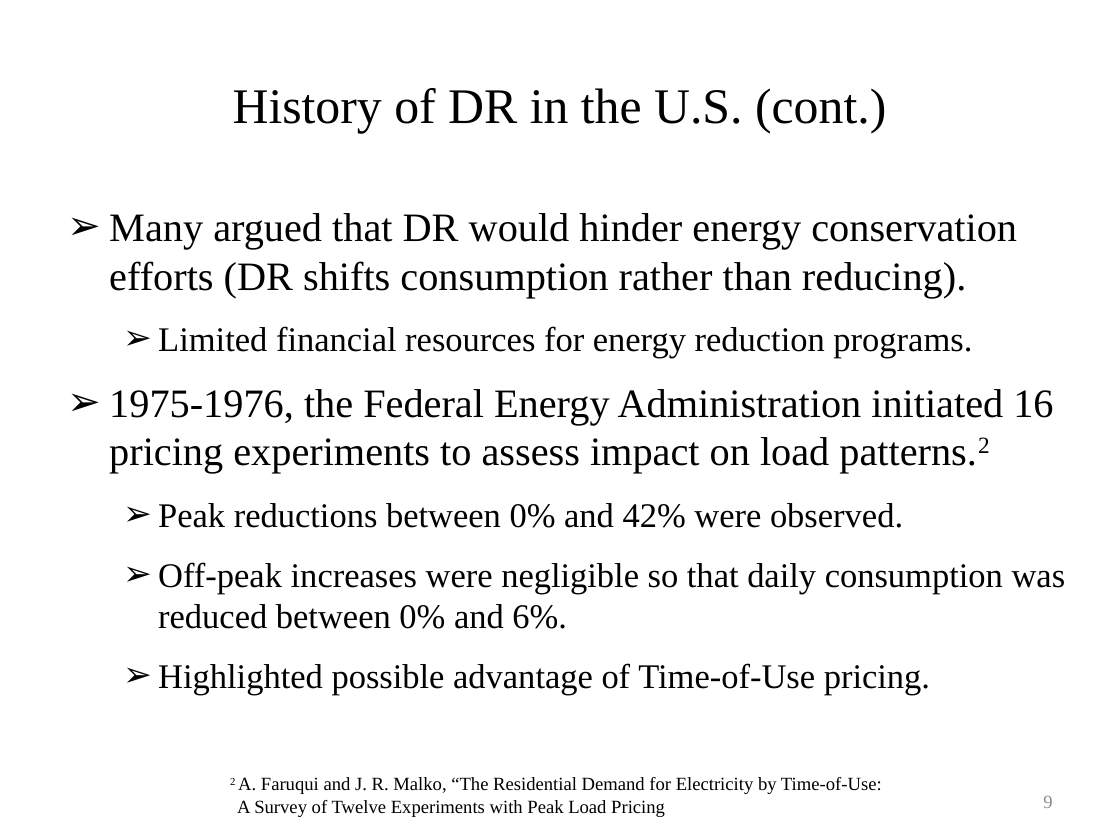
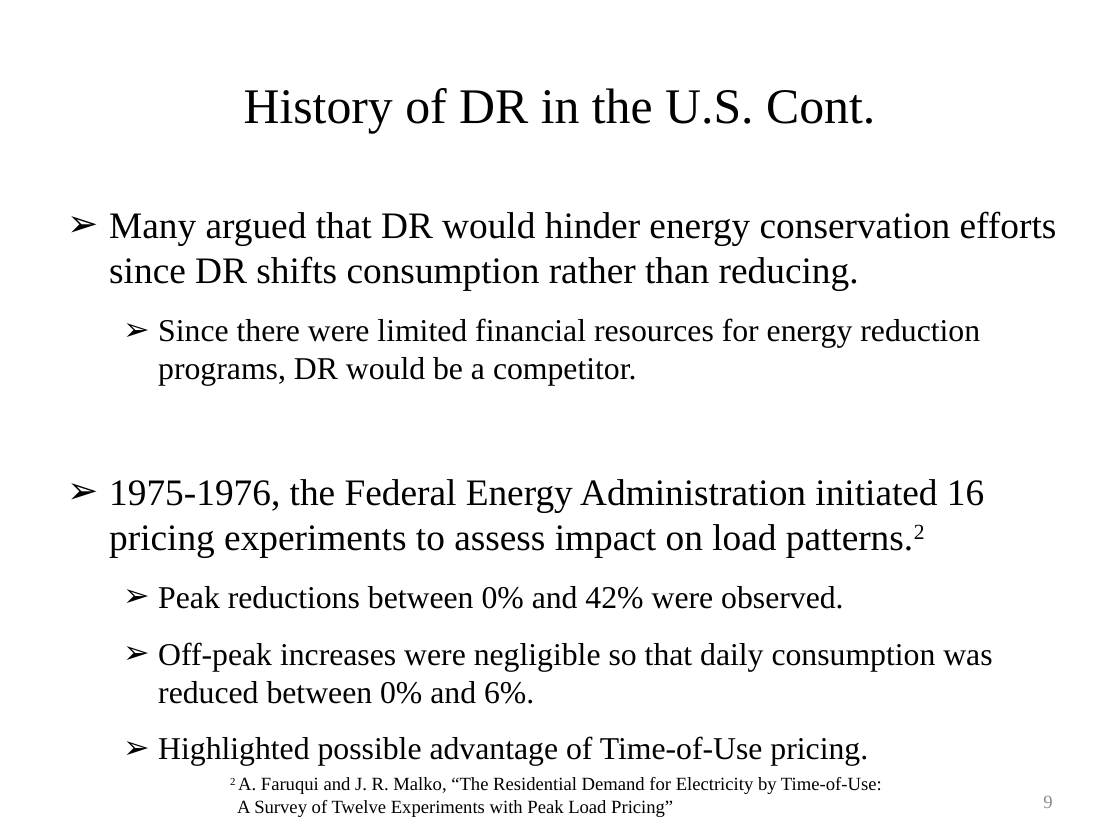
Before and after one commit to gridlab-d/course, a slide deck: slide 9 of University of Washington Class/Module 8 - Demand response.pptx. Drawn at 1120x840 pixels with LibreOffice and Linux fonts; fonts in the diff are those of the drawing. Boxes give left, top, right and bottom in pixels: in the first picture for what was removed or moved away, otherwise in the second. Text is boxed around its words. In the diff, an @@ line names an element or a change of style, - is before the commit and + after.

```diff
--- a/University of Washington Class/Module 8 - Demand response.pptx
+++ b/University of Washington Class/Module 8 - Demand response.pptx
@@ title at bbox=[244, 88, 875, 133]: text changed @@
-History of DR in the U.S. (cont.)
+History of DR in the U.S. Cont.
@@ text at bbox=[109, 211, 1057, 385]: text changed; size 25.9 to 24.1 pt @@
-➢ Many argued that DR would hinder energy conservation efforts (DR shifts consumption rather than reducing).
-  ➢ Limited financial resources for energy reduction programs.
+➢ Many argued that DR would hinder energy conservation efforts since DR shifts consumption rather than reducing.
+  ➢ Since there were limited financial resources for energy reduction programs, DR would be a competitor.
@@ text at bbox=[109, 479, 992, 766]: size 25.9 to 24.1 pt in "1975-1976, the Federal Energy Administration initiated 16 ..."; size 22.2 to 20.4 pt in "Peak reductions between 0% and 42% were ...", "Off-peak increases were negligible so that daily ...", "Highlighted possible advantage of Time-of-Use pricing." @@
@@ text at bbox=[230, 777, 882, 817]: text changed @@
-2 A. Faruqui and J. R. Malko, “The Residential Demand for Electricity by Time-of-Use: A Survey of Twelve Experiments with Peak Load Pricing
+2 A. Faruqui and J. R. Malko, “The Residential Demand for Electricity by Time-of-Use: A Survey of Twelve Experiments with Peak Load Pricing”
```
Also in this commit, not shown: 33 other slides changed, 12 slides added, 9 slides removed, 1 other file.
